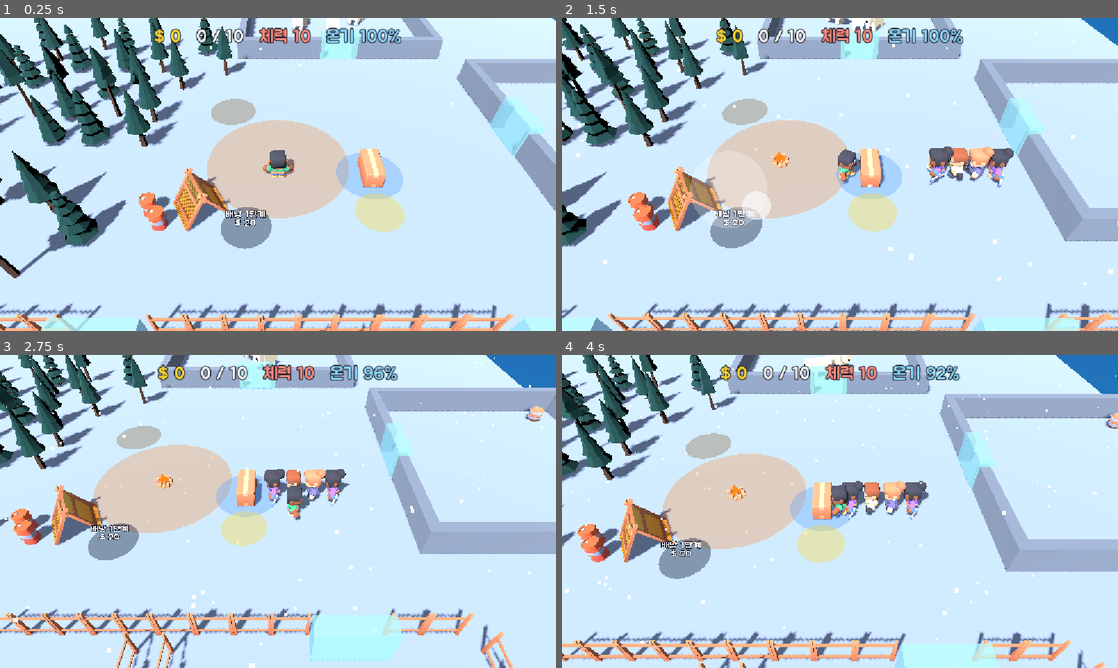
Above: before the commit, frames 1-4 (two rows, left to right).
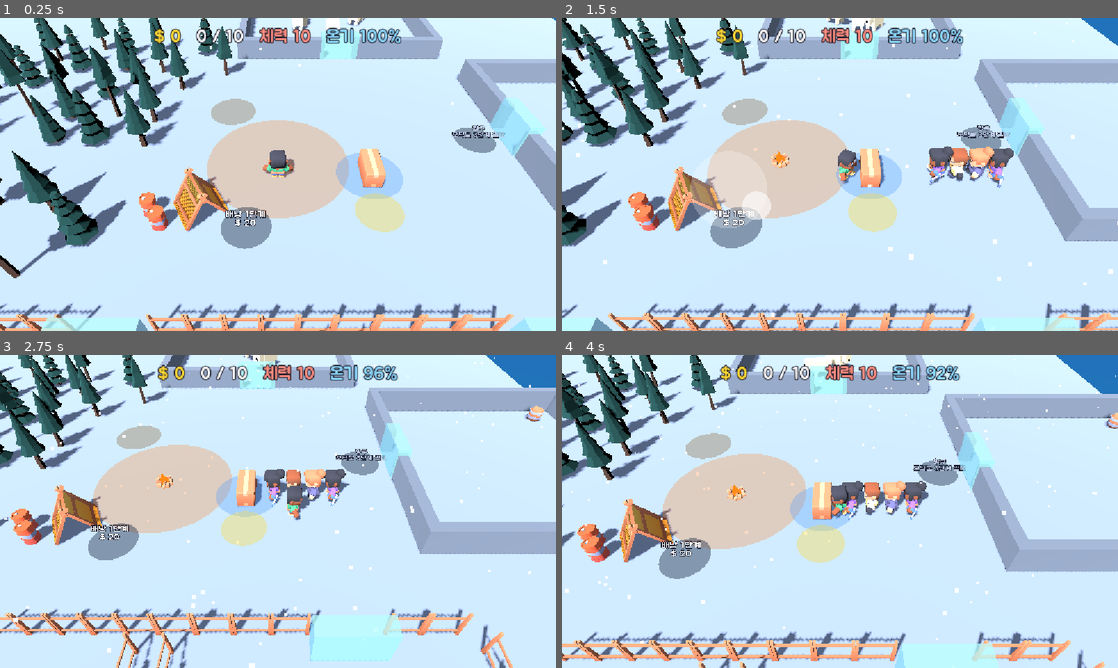
Above: after the commit, the same moments.

Repository: kimpro4214/FrostCamp
Game: Godot game, scene res://frost_camp/scenes/main.tscn
Two runs of this game, one before a commit and one after it. Both use one fixed random seed, a clock stepped at 60 frames per second and the inputs below.
Inputs (mouse positions are in pixels of both pictures, inside the frame that each line leads up to):
- Up to frame 1 (0.25 s): no input
- Up to frame 2 (1.5 s): move the mouse to (962, 158) at 0.52 s; hold D 0.53-1.25 s; click (962, 158) at 0.67 s; drag from (728, 190) to (812, 237) at 1.27 s
- Up to frame 3 (2.75 s): move the mouse to (333, 442) at 2.02 s; hold D from 2.03 s (still down)
- Up to frame 4 (4 s): release D at 2.75 s; drag from (812, 574) to (673, 464) at 2.77 s; move the mouse to (1006, 558) at 3.52 s; hold A from 3.53 s (still down)

The runs differ from the first frame. In frame 1, 0.5% of the frame differs, in the area x 81-91%, y 34-44%; in frame 2, 0.5%; in frame 3, 0.5%; in frame 4, 0.5%.

Commit message:
feat: 프로스트 캠프 모닥불이 모자란 존에 모닥불 단계 필요 안내 표시

Diff:
--- a/frost_camp/scenes/main.gd
+++ b/frost_camp/scenes/main.gd
@@ -63,7 +63,7 @@
 		$Zones.add_child(zone)
 		var purchase_zone := sim.zones[i]
 		zone.setup(sim, purchase_zone, zone_names.get(purchase_zone.id, purchase_zone.id),
-			func() -> bool: return sim.is_zone_available(purchase_zone))
+			func() -> bool: return sim.is_zone_available(purchase_zone) or sim.fire_needed(purchase_zone) > 0)
 	for i in sim.bears.size():
 		var bear := BearScene.instantiate()
 		$Bears.add_child(bear)
--- a/frost_camp/scenes/zone_view.gd
+++ b/frost_camp/scenes/zone_view.gd
@@ -1,6 +1,6 @@
 extends Node3D
 ## 구매 존(또는 수리 존)의 겉모습. 낸 돈만큼 안쪽 원판이 차고, 남은 금액을 띄운다.
-## 지금 살 수 없으면 숨는다.
+## 지금 살 수 없으면 숨는다. 모닥불 단계만 모자라면 흐리게 보이며 "모닥불 N단계 필요"를 띄운다.
 
 const Juice := preload("res://frost_camp/scenes/juice.gd")
 
@@ -32,6 +32,14 @@
 	visible = _available.call()
 	if not visible:
 		return
+	var fire := sim.fire_needed(zone)
+	_base.transparency = 0.6 if fire > 0 else 0.0
+	_label.modulate = Color(0.75, 0.8, 0.9) if fire > 0 else Color.WHITE
+	if fire > 0:
+		_fill.visible = false
+		_label.text = "%s
+모닥불 %d단계 필요" % [display_name, fire]
+		return
 	var progress := float(zone.paid) / zone.cost()
 	_fill.scale = Vector3(progress, 1.0, progress)
 	_fill.visible = progress > 0.0
